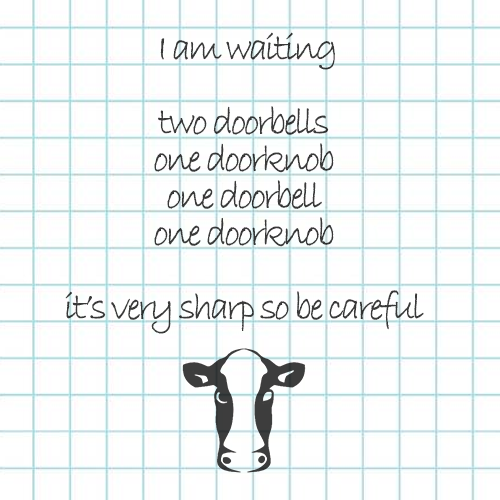
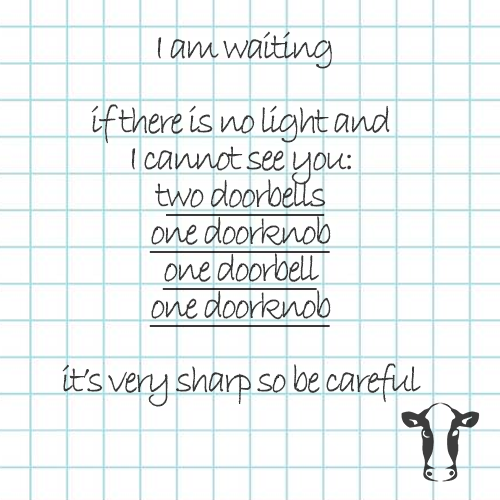
Two versions of the same layered image (500x500). Layer-by-layer changes:
painted on "Layer 3" over bbox(171, 341, 484, 488)
renamed "I am waiting two doorbells one doorknob one doorbell one door" to "I am waiting if there is no light and I cannot see you: two d", painted on it over bbox(62, 31, 424, 407)
renamed "Layer 2" to "bg", painted on it over bbox(0, 0, 500, 500)
removed layer "Background" over bbox(0, 0, 500, 500)
